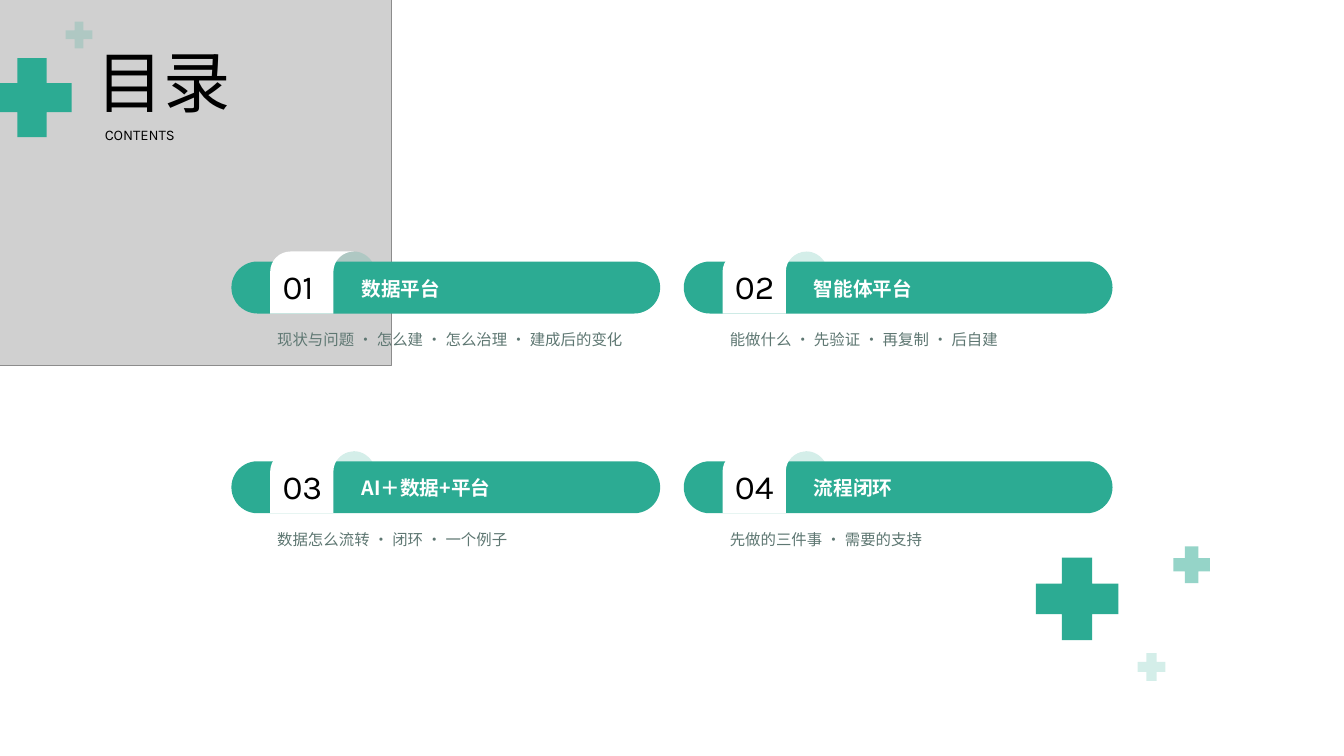
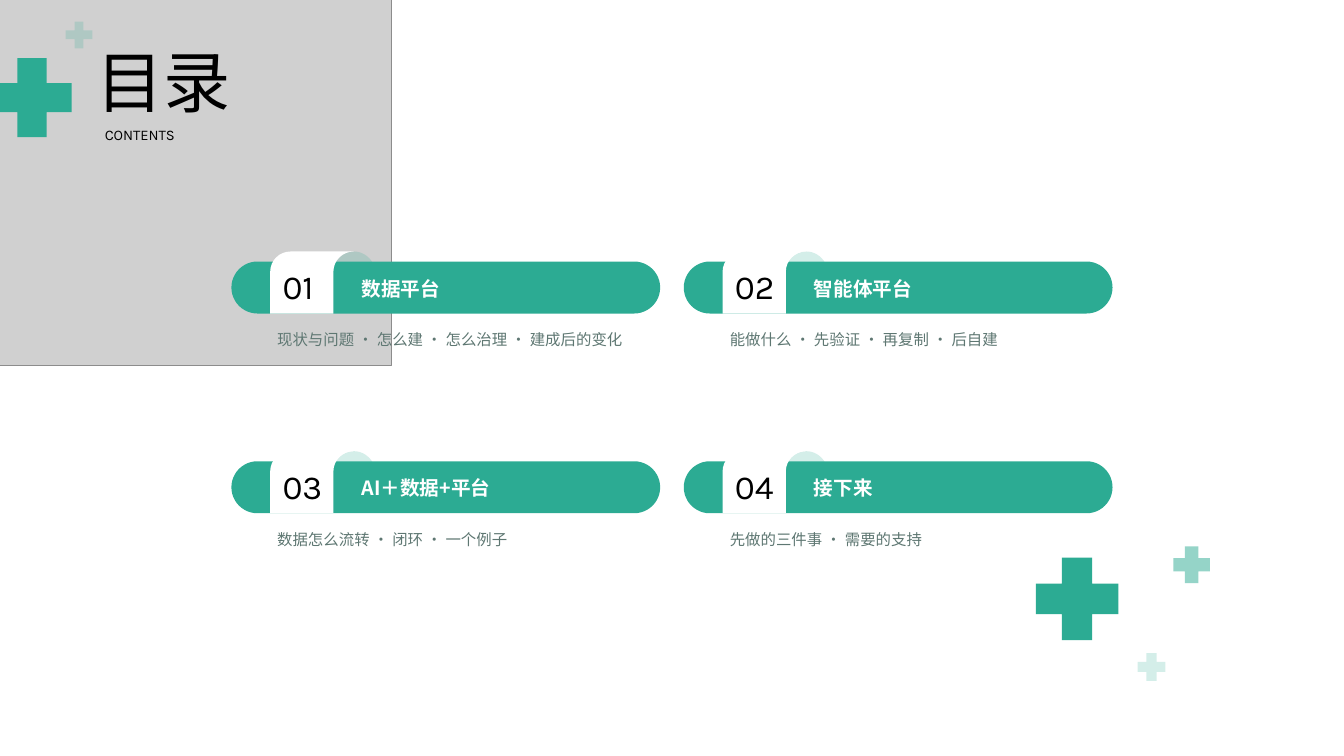
Before and after one commit to keanying/relevance, a slide deck: slide 3 of AI＋数据平台_老板汇报_青绿模板.pptx. Drawn at 1344x756 pixels with LibreOffice and Linux fonts; fonts in the diff are those of the drawing; grey boxes stand for pictures; background and template pictures are left out. Boxes give left, top, right and bottom in pixels: in the first picture for what was removed or moved away, otherwise in the second. Text is boxed around its words. In the diff, an @@ line names an element or a change of style, - is before the commit and + after.

```diff
--- a/AI＋数据平台_老板汇报_青绿模板.pptx
+++ b/AI＋数据平台_老板汇报_青绿模板.pptx
@@ text at (814, 478, 873, 497): text changed @@
-流程闭环
+接下来
```
Also in this commit, not shown: 8 other slides changed.
